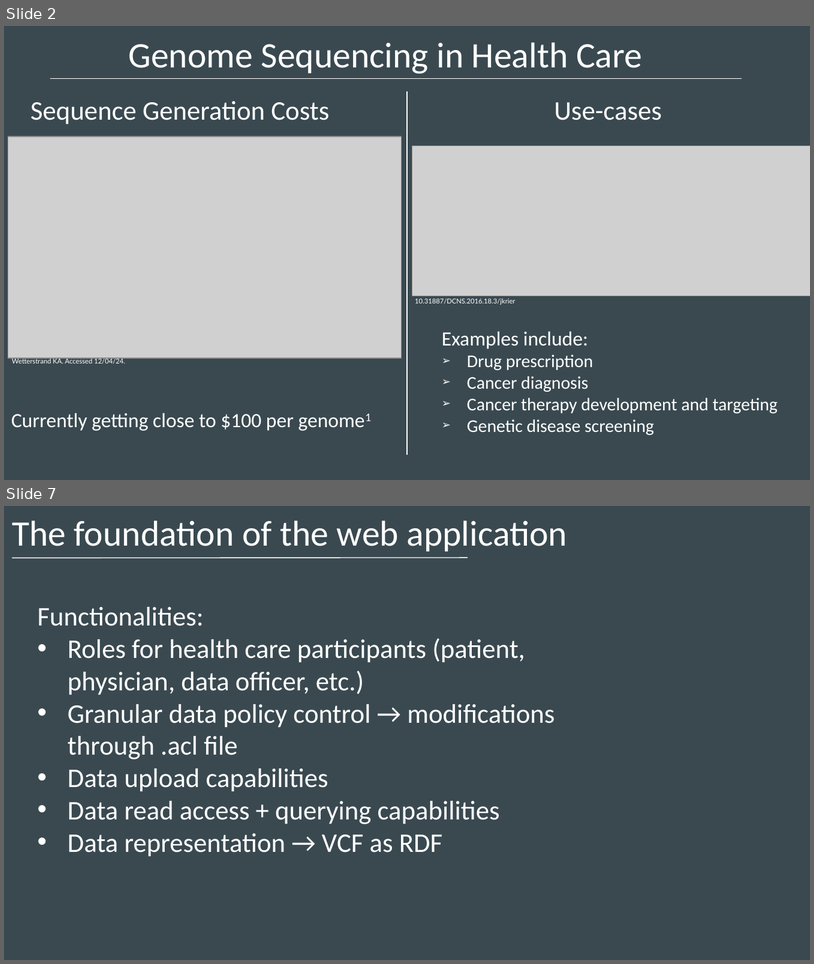
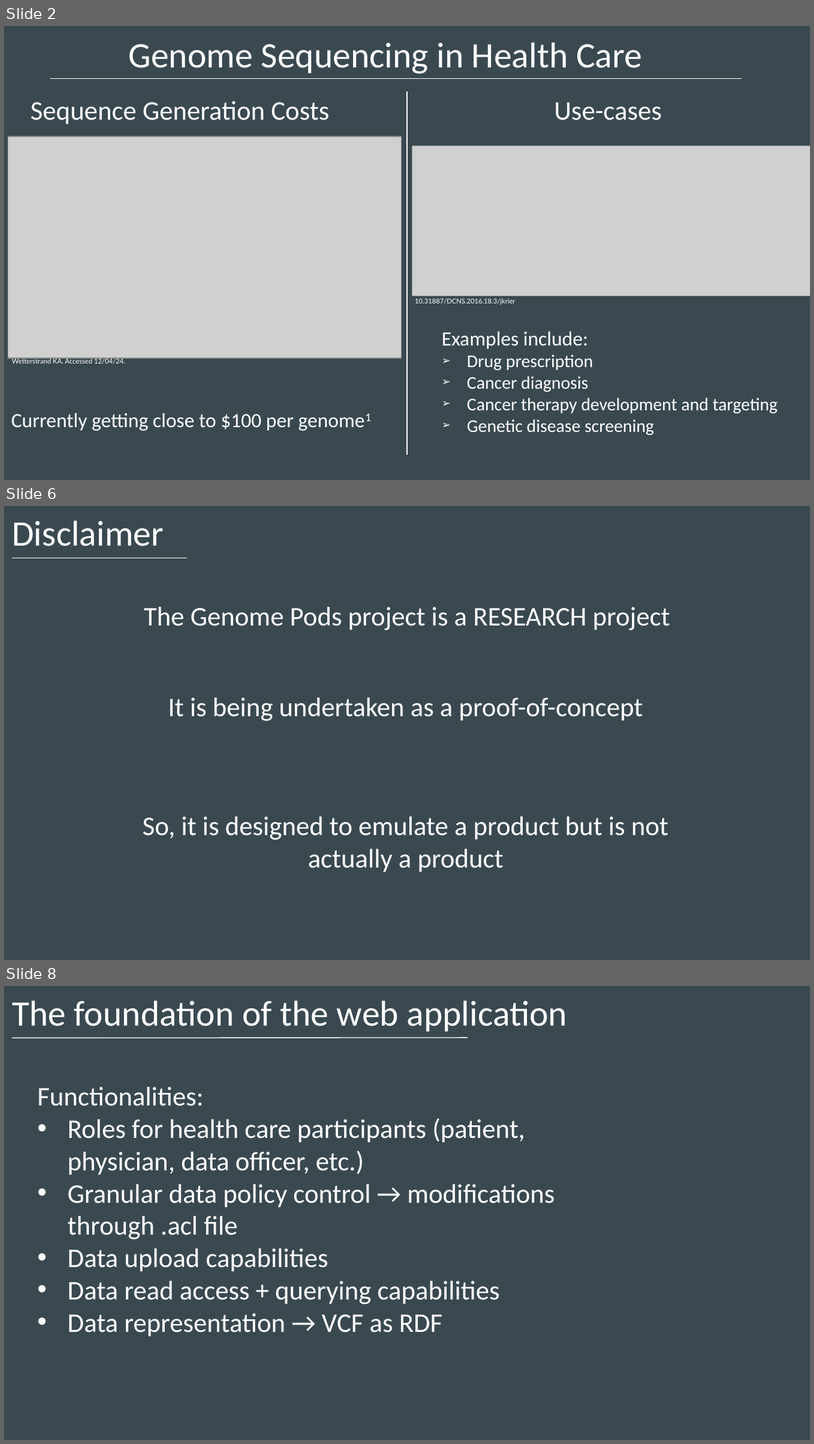
Before and after one commit to ecrum19/SolidSymposium2024, a slide deck: SolidSymposium2024_EDC.pptx. Shown one above the other, each under a label of ours: slides 2 and 7 before the commit, slides 2, 6 and 8 after it; the slides between them are not shown. The pictures are 814x964 and 814x1444 pixels, drawn with LibreOffice and Linux fonts; fonts in the diff are those of the drawing; grey boxes stand for pictures. Boxes give left, top, right and bottom in pixels: in the first picture for what was removed or moved away, otherwise in the second. Text is boxed around its words. In the diff, an @@ line names an element or a change of style, - is before the commit and + after.

```diff
--- a/SolidSymposium2024_EDC.pptx
+++ b/SolidSymposium2024_EDC.pptx
@@ slide 6 added at [4, 506, 810, 960], background #3A4950 @@
@@ text added at [12, 520, 164, 546], 32 pt, text #FFFFFF @@
+Disclaimer
@@ line added from (12, 558) to (187, 558), #FFFFFF 0.75 pt @@
@@ text added at [144, 607, 671, 630], 24 pt, text #FFFFFF @@
+The Genome Pods project is a RESEARCH project
@@ text added at [168, 697, 643, 721], 24 pt, text #FFFFFF @@
+It is being undertaken as a proof-of-concept
@@ text added at [143, 816, 669, 872], 24 pt, text #FFFFFF @@
+So, it is designed to emulate a product but is not actually a product
@@ what was slide 7 is now slide 8 @@
```
Also in this commit, not shown: 3 slides changed, 1 other slide added, 1 slide removed.
